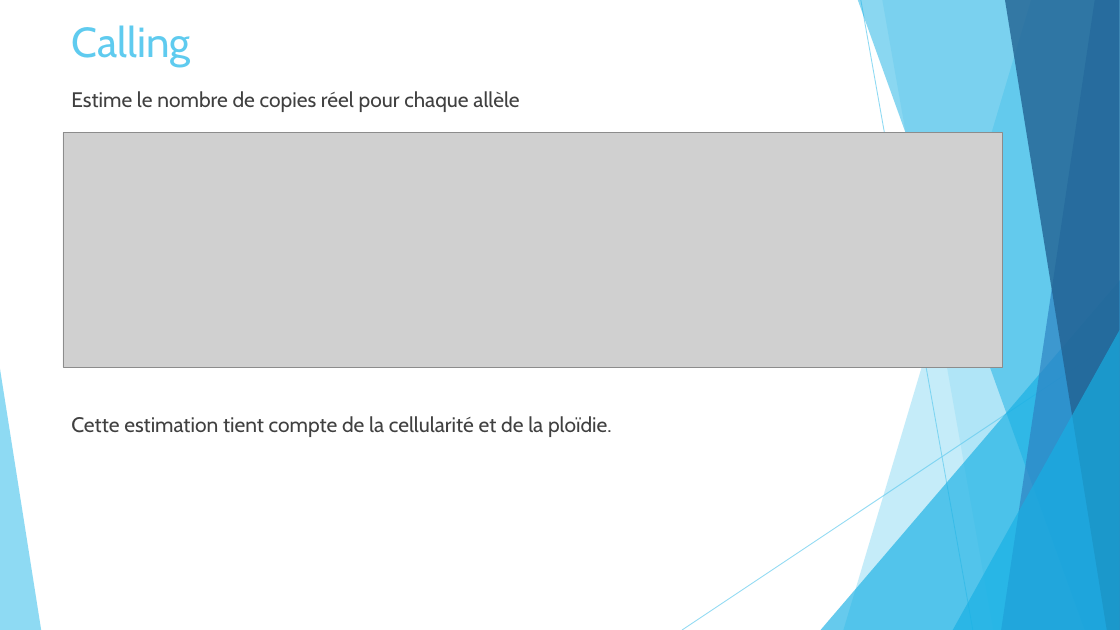
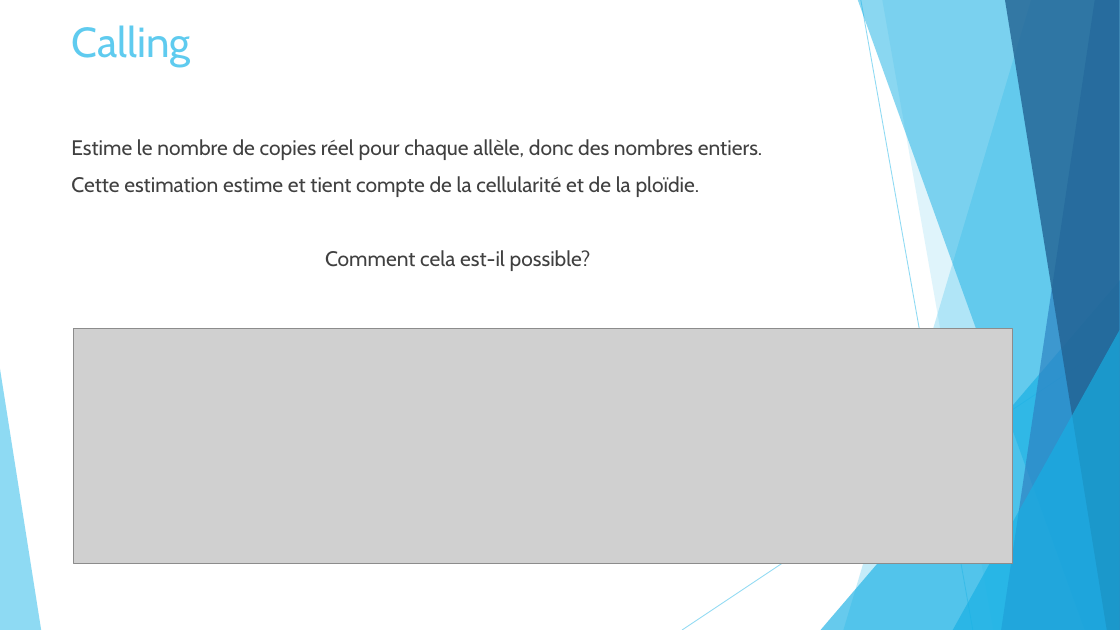
Before and after one commit to Elie-Bordron/DEA-dataviz, a slide deck: slide 19 of docs/docs_I_made/slides/ASCAT.pptx. Drawn at 1120x630 pixels with LibreOffice and Linux fonts; fonts in the diff are those of the drawing; grey boxes stand for pictures. Boxes give left, top, right and bottom in pixels: in the first picture for what was removed or moved away, otherwise in the second. Text is boxed around its words. In the diff, an @@ line names an element or a change of style, - is before the commit and + after.

```diff
--- a/docs/docs_I_made/slides/ASCAT.pptx
+++ b/docs/docs_I_made/slides/ASCAT.pptx
@@ text at [71, 139, 762, 271]: text changed @@
-Estime le nombre de copies réel pour chaque allèle
+Estime le nombre de copies réel pour chaque allèle, donc des nombres entiers.
+Cette estimation estime et tient compte de la cellularité et de la ploïdie.
+Comment cela est-il possible?
@@ picture: place and size @@
-picture at [63, 133, 1002, 367]
+picture at [74, 329, 1013, 563]
@@ text removed at [71, 416, 612, 437] @@
-Cette estimation tient compte de la cellularité et de la ploïdie.
```
Also in this commit, not shown: 13 other slides changed, 2 slides added, 29 other files.
